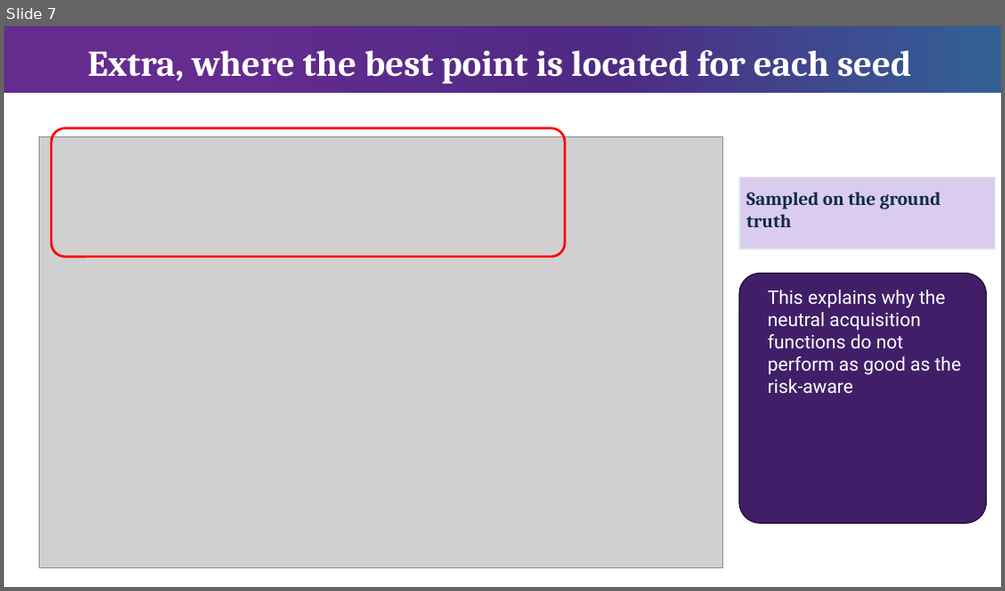
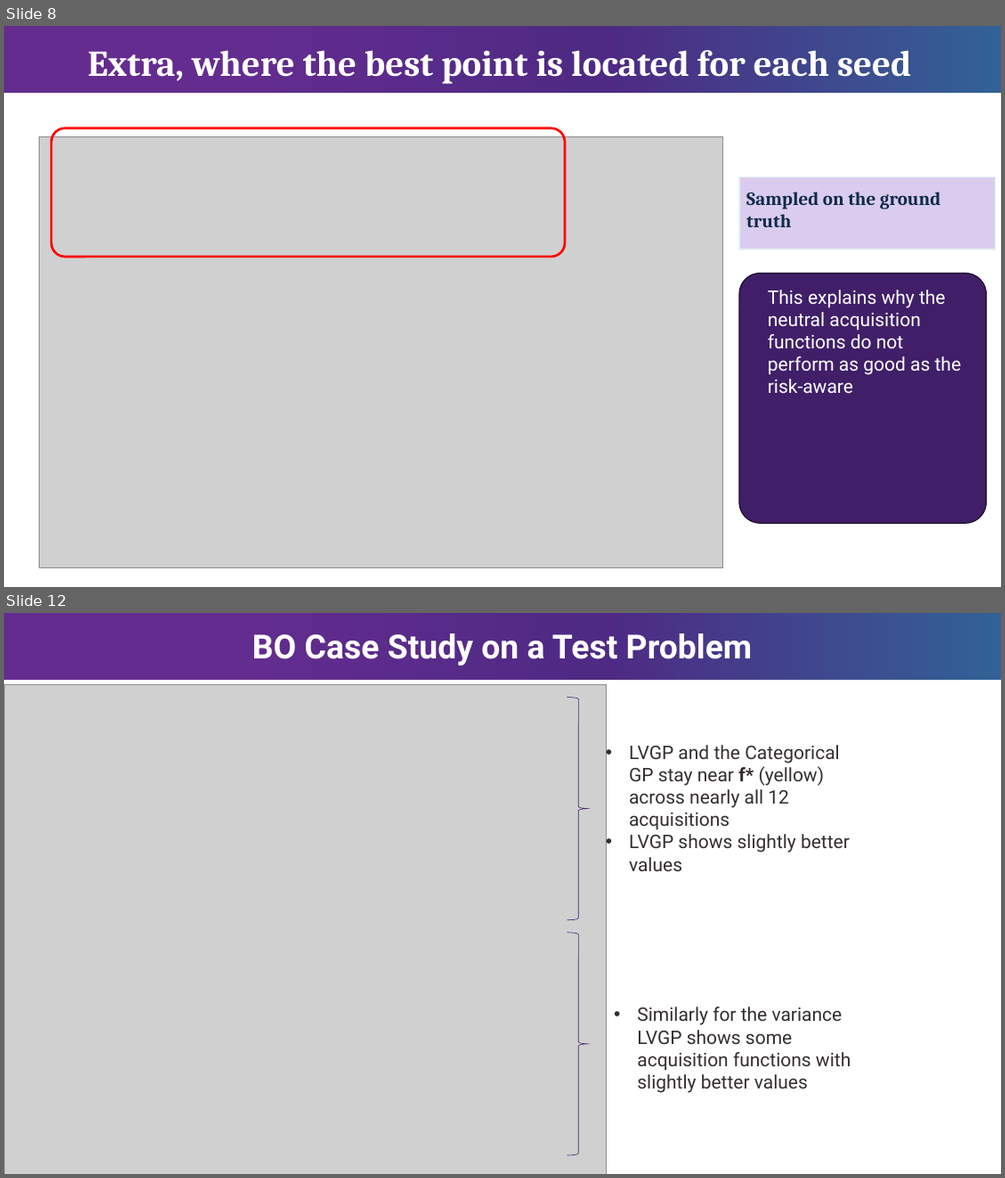
Before and after one commit to Chris1504-fdz/heter_lvgp, a slide deck: Heter_bo.pptx. Shown one above the other, each under a label of ours: slide 7 before the commit, slides 8 and 12 after it; the slides between them are not shown. The pictures are 1005x591 and 1005x1178 pixels, drawn with LibreOffice and Linux fonts; fonts in the diff are those of the drawing; grey boxes stand for pictures; background and template pictures are left out. Boxes give left, top, right and bottom in pixels: in the first picture for what was removed or moved away, otherwise in the second. Text is boxed around its words. In the diff, an @@ line names an element or a change of style, - is before the commit and + after.

```diff
--- a/Heter_bo.pptx
+++ b/Heter_bo.pptx
@@ slide 12 added at (4,613,1001,1174), background #FFFFFF; not listed: 1 template element that a slide beside it also shows @@
@@ title added at (252,633,752,666), 32 pt, text #FFFFFF, bold @@
+BO Case Study on a Test Problem
@@ picture added at (5,685,607,1174) @@
@@ right brace added at (567,698,590,920), outline #401F68 0.5 pt @@
@@ text added at (629,745,850,871), 18 pt, text #342F2E @@
+• LVGP and the Categorical GP stay near f* (yellow) across nearly all 12 acquisitions
+• LVGP shows slightly better values
@@ right brace added at (567,933,590,1155), outline #401F68 0.5 pt @@
@@ text added at (637,1006,850,1093), 18 pt, text #342F2E @@
+• Similarly for the variance LVGP shows some acquisition functions with slightly better values
@@ page number added at (386,1145,619,1172), 12 pt, text #2B166E @@
+12
@@ what was slide 7 is now slide 8 @@
```
Also in this commit, not shown: 6 slides changed, 6 other slides added, 4 slides removed, 3 other files.
